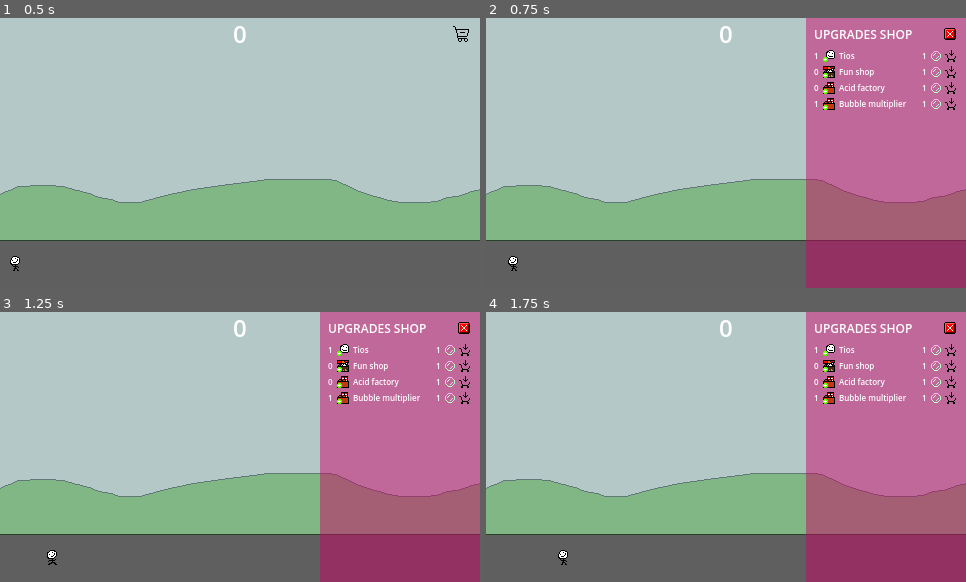
Above: before the commit, frames 1-4 (two rows, left to right).
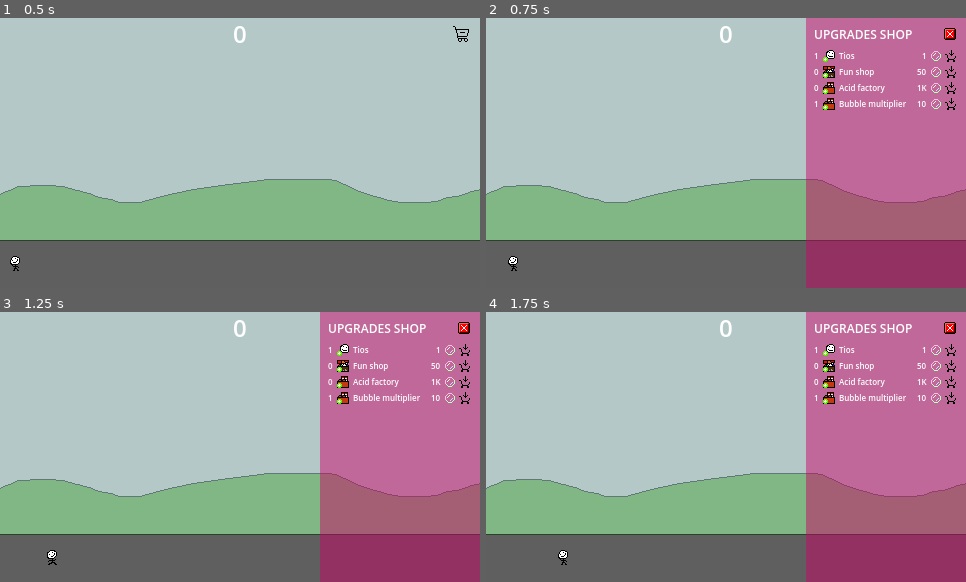
Above: after the commit, the same moments.

Repository: DISN-kolo/bubble-clicker-ggj25
Game: Godot game, scene res://main scene/MainScene.tscn
Two runs of this game, one before a commit and one after it. Both use one fixed random seed, a clock stepped at 60 frames per second and the inputs below.
Inputs (mouse positions are in pixels of both pictures, inside the frame that each line leads up to):
- Up to frame 1 (0.5 s): no input
- Up to frame 2 (0.75 s): click (946, 34) at 0.5 s
- Up to frame 3 (1.25 s): no input
- Up to frame 4 (1.75 s): click (951, 349) at 1.27 s

Frame 1 is identical in both runs. In frame 2, less than 0.1% of the frame differs, in the area x 89-92%, y 18-33%; in frame 3, less than 0.1%; in frame 4, less than 0.1%.

Commit message:
set prices

Diff:
--- a/bubbles_value/bubbles_global.gd
+++ b/bubbles_value/bubbles_global.gd
@@ -17,21 +17,21 @@
 		"quantity": 0,
 		"img": "UpShoppy.png",
 		"price": "",
-		"prices": ["1", "50", "500", "50000", "500000", "50000000"],
+		"prices": ["50", "500", "50000", "500000", "50000000", "5000000000"],
 	},
 	{
 		"name": "Acid factory",
 		"quantity": 0,
 		"img": "UpFactory.png",
 		"price": "",
-		"prices": ["1", "1000", "10000", "100000"],
+		"prices": ["1000", "10000", "100000", "10000000"],
 	},
 	{
 		"name": "Bubble multiplier",
 		"quantity": 1,
 		"img": "UpFactory.png",
 		"price": "",
-		"prices": ["1", "10", "50", "100"],
+		"prices": ["10", "100", "500", "2500", "50000", "1000000"],
 	},
 ]
 
